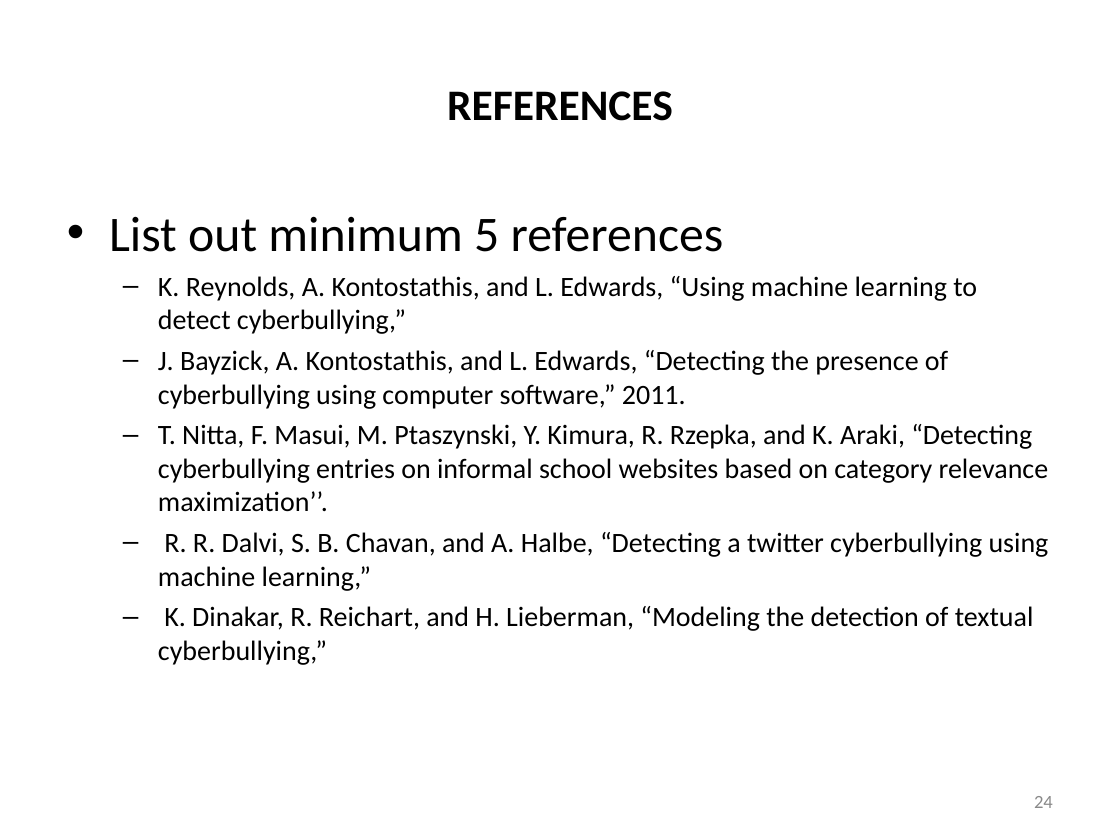
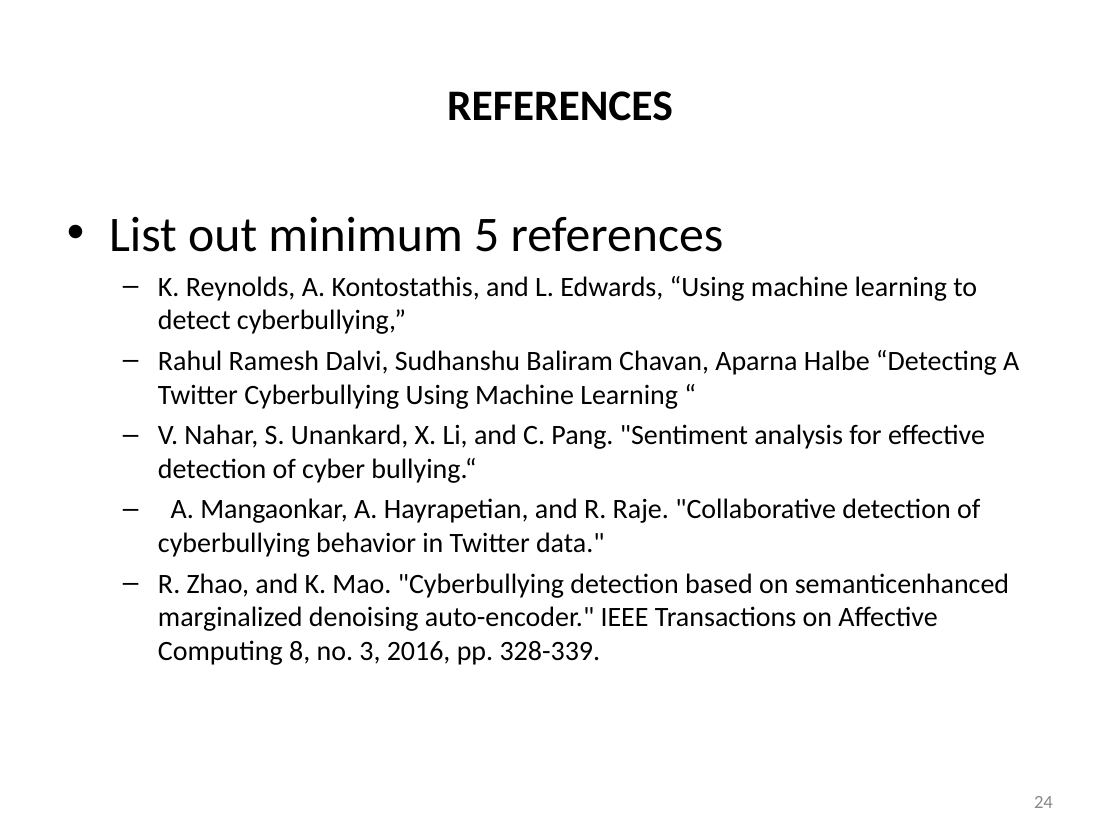
Before and after one commit to harshagarwal2245/Cyberbullying-detection-using-ml, a slide deck: slide 24 of Refrences/Project_Review_Template_III_final.ppt. Drawn at 1120x840 pixels with LibreOffice and Linux fonts; fonts in the diff are those of the drawing. Boxes give left, top, right and bottom in pixels: in the first picture for what was removed or moved away, otherwise in the second. Text is boxed around its words. In the diff, an @@ line names an element or a change of style, - is before the commit and + after.

```diff
--- a/Refrences/Project_Review_Template_III_final.ppt
+++ b/Refrences/Project_Review_Template_III_final.ppt
@@ text at box(158, 350, 1019, 665): text changed @@
-  – J. Bayzick, A. Kontostathis, and L. Edwards, “Detecting the presence of cyberbullying using computer software,” 2011.
-  – T. Nitta, F. Masui, M. Ptaszynski, Y. Kimura, R. Rzepka, and K. Araki, “Detecting cyberbullying entries on informal school websites based on category relevance maximization’’.
-  – R. R. Dalvi, S. B. Chavan, and A. Halbe, “Detecting a twitter cyberbullying using machine learning,”
-  – K. Dinakar, R. Reichart, and H. Lieberman, “Modeling the detection of textual cyberbullying,”
+  – Rahul Ramesh Dalvi, Sudhanshu Baliram Chavan, Aparna Halbe “Detecting A Twitter Cyberbullying Using Machine Learning “
+  – V. Nahar, S. Unankard, X. Li, and C. Pang. "Sentiment analysis for effective detection of cyber bullying.“
+  – A. Mangaonkar, A. Hayrapetian, and R. Raje. "Collaborative detection of cyberbullying behavior in Twitter data."
+  – R. Zhao, and K. Mao. "Cyberbullying detection based on semanticenhanced marginalized denoising auto-encoder." IEEE Transactions on Affective Computing 8, no. 3, 2016, pp. 328-339.
```
Also in this commit, not shown: 3 other slides changed, 29 other files.
